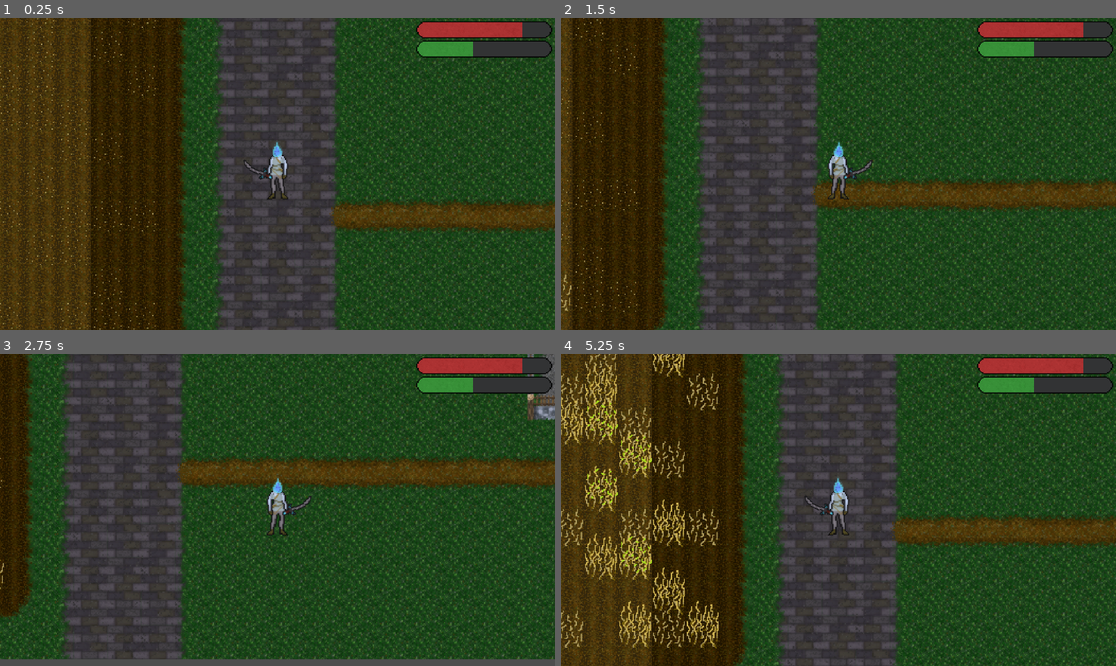
Above: before the commit, frames 1-4 (two rows, left to right).
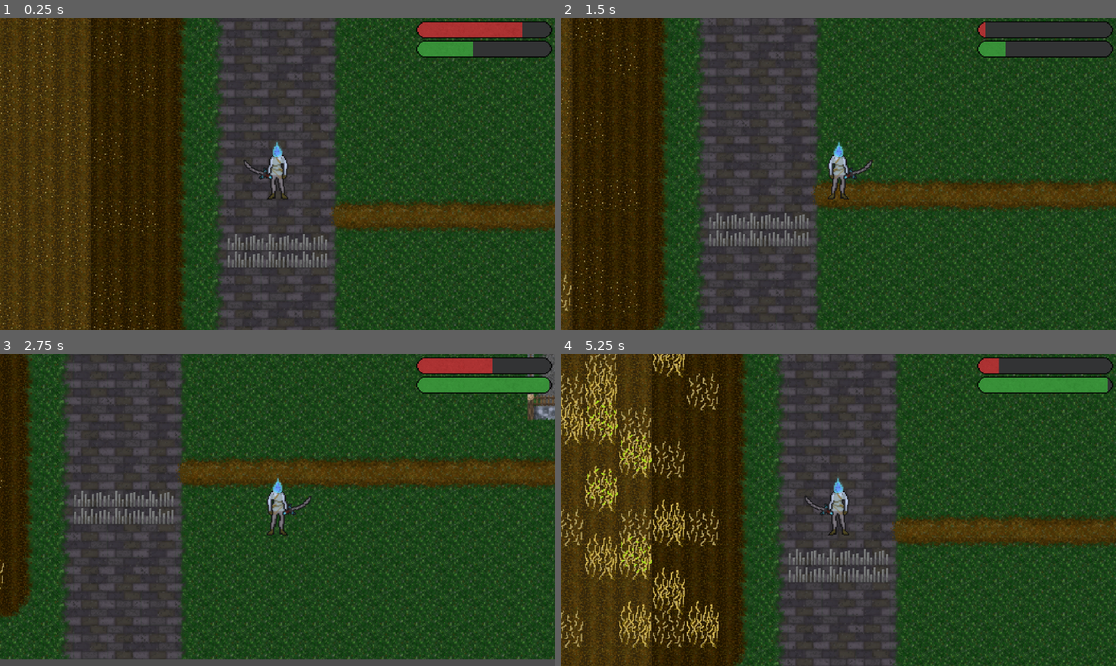
Above: after the commit, the same moments.

Repository: DropTheMag/Eldritch
Game: Godot game, scene res://Levels/Main.tscn
Two runs of this game, one before a commit and one after it. Both use one fixed random seed, a clock stepped at 60 frames per second and the inputs below.
Inputs:
- Up to frame 1 (0.25 s): no input
- Up to frame 2 (1.5 s): tap Enter at 0.5 s; hold Right (ui_right) 0.53-1.28 s; tap E (ui_e) at 0.6, 1.35 s; hold Down (ui_down) from 1.28 s (still down)
- Up to frame 3 (2.75 s): release Down (ui_down) at 2.03 s; hold Right (ui_right) from 2.03 s (still down); tap E (ui_e) at 2.1 s
- Up to frame 4 (5.25 s): release Right (ui_right) at 2.78 s; hold Up (ui_up) 2.78-3.53 s; tap E (ui_e) every 0.75 s from 2.85 to 5.1 s; hold Left (ui_left) 3.53-5.03 s; hold Down (ui_down) from 5.03 s (still down)

The runs differ from the first frame. In frame 1, 0.7% of the frame differs, in the area x 41-59%, y 69-80%; in frame 2, 1.8%; in frame 3, 1.7%; in frame 4, 2.1%, in the area x 41-99%, y 1-74%.
Error before the commit: Attempt to call function 'update_health_bar' in base 'null instance' on a null instance. (res://Player/Player.gd:22)

Commit message:
Added Spikes that sorta work (health not setup fully yet)

Diff:
--- a/Levels/Main.tscn
+++ b/Levels/Main.tscn
@@ -1,9 +1,10 @@
-[gd_scene load_steps=5 format=3 uid="uid://cynd4bs1qfm7s"]
+[gd_scene load_steps=6 format=3 uid="uid://cynd4bs1qfm7s"]
 
 [ext_resource type="TileSet" uid="uid://bocpvgfmrfri3" path="res://Tilemap/Main.tres" id="1_unfew"]
 [ext_resource type="PackedScene" uid="uid://5v7eku1ehhaw" path="res://Player/Player.tscn" id="2_wuddt"]
 [ext_resource type="PackedScene" uid="uid://dltoj1o0kuimw" path="res://HelperBot/HelperBot.tscn" id="3_0koev"]
 [ext_resource type="PackedScene" uid="uid://cx4p3dfncv3ij" path="res://Farming System/Farm Objects/FarmObject.tscn" id="4_iad7c"]
+[ext_resource type="PackedScene" uid="uid://ldt8v3fn4e8h" path="res://Traps/GroundSpikes.tscn" id="5_4q3ve"]
 
 [node name="MainNode" type="Node2D"]
 y_sort_enabled = true
@@ -127,3 +128,12 @@
 
 [node name="FarmObject28" parent="FarmTest" instance=ExtResource("4_iad7c")]
 position = Vector2(80, 168)
+
+[node name="GroundSpikes" parent="." instance=ExtResource("5_4q3ve")]
+position = Vector2(304, 336)
+
+[node name="GroundSpikes2" parent="." instance=ExtResource("5_4q3ve")]
+position = Vector2(336, 336)
+
+[node name="GroundSpikes3" parent="." instance=ExtResource("5_4q3ve")]
+position = Vector2(368, 336)
--- a/Player/Player.gd
+++ b/Player/Player.gd
@@ -19,7 +19,7 @@
 
 	# Check if player presses "e" to advance, randomize, select, or close dialogue
 	if Input.is_action_just_pressed("ui_e"):
-		get_node("Camera2D/PlayerUI").update_health_bar()
+		get_node("PlayerUI").update_health_bar()
 		var DialogueButton = $DialogueUI/DialogueButton
 		if dialogue_initiator_collider:
 			if dialogue_initiator_collider.is_in_group("HelperBot"):
--- a/Traps/GroundSpikes.gd
+++ b/Traps/GroundSpikes.gd
@@ -6,4 +6,4 @@
 	var player:CharacterBody2D = body
 	if player.is_in_group("Player"):
 		GV.health -=20
-		player.get_child(2).get_child(0).value = GV.health
+		player.get_node("PlayerUI/HealthBar").value = GV.health
--- a/Traps/GroundSpikes.tscn
+++ b/Traps/GroundSpikes.tscn
@@ -7,6 +7,8 @@
 size = Vector2(30, 31)
 
 [node name="GroundSpikes" type="Node2D"]
+z_index = 3
+y_sort_enabled = true
 
 [node name="Sprite2D" type="Sprite2D" parent="."]
 texture = ExtResource("1_5g4wk")
